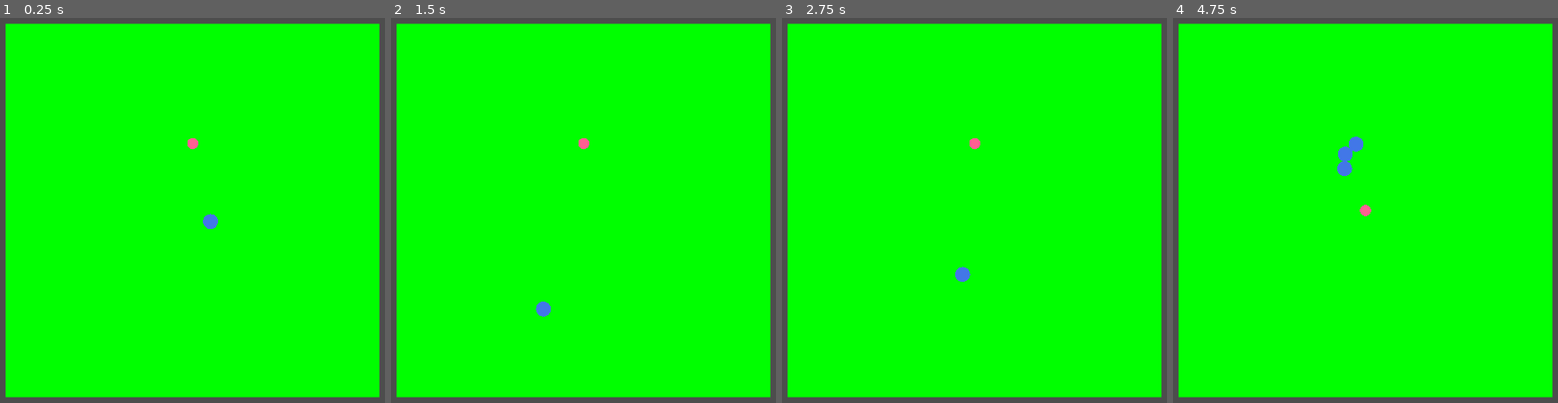
Above: before the commit, frames 1-4 (left to right).
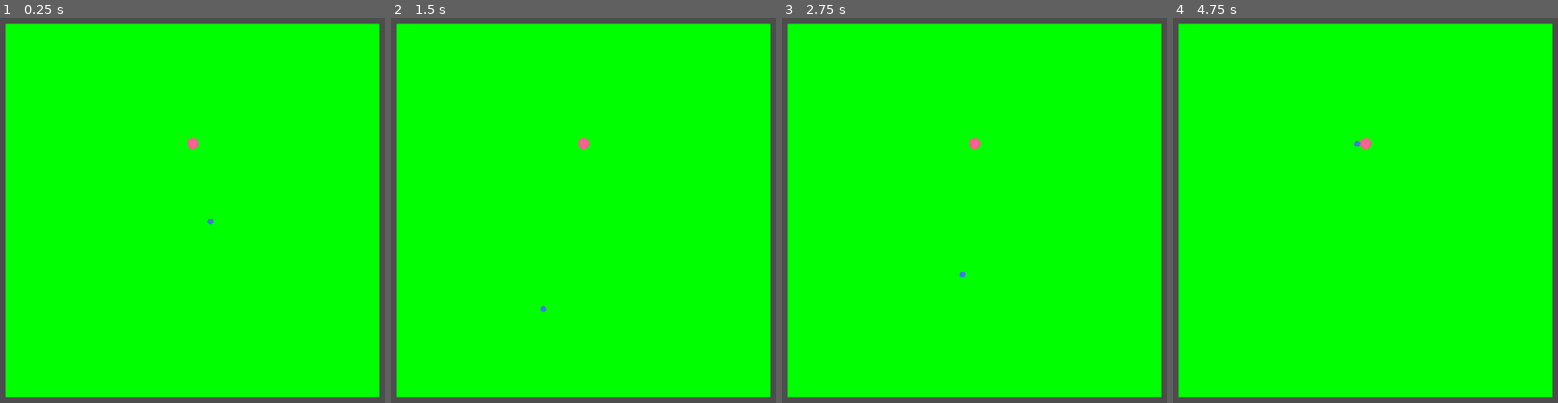
Above: after the commit, the same moments.

Repository: CauchyApprentice/Cauchys-Snake
Game: Godot game, scene res://Scenes/main.tscn
Same seed, same stepped clock (60 frames per second), same inputs: the game is played once before the commit and once after it.
Inputs (mouse positions are in pixels of both pictures, inside the frame that each line leads up to):
- Up to frame 1 (0.25 s): no input
- Up to frame 2 (1.5 s): move the mouse to (548, 291) at 0.52 s; move the mouse to (outside the picture) at 1.27 s
- Up to frame 3 (2.75 s): move the mouse to (outside the picture) at 2.02 s
- Up to frame 4 (4.75 s): move the mouse to (1400, 210) at 2.77 s; move the mouse to (1257, 110) at 3.52 s; move the mouse to (1523, 191) at 4.27 s

The runs differ from the first frame. In frame 1, 0.1% of the frame differs, in the area x 52-57%, y 50-55%; in frame 2, 0.1%; in frame 3, 0.1%; in frame 4, 0.5%, in the area x 42-52%, y 30-52%.

Commit message:
Decreased SnakePart Decreased index_scale Increased nourish

Diff:
--- a/Scenes/SnakePart.tscn
+++ b/Scenes/SnakePart.tscn
@@ -8,6 +8,7 @@
 radius = 20.0
 
 [node name="SnakePart" type="CharacterBody2D"]
+scale = Vector2(0.395, 0.395)
 collision_layer = 2
 collision_mask = 0
 motion_mode = 1
--- a/Scripts/main.gd
+++ b/Scripts/main.gd
@@ -3,8 +3,8 @@
 var head_positions: Array[Vector2] = []
 var snake_size: int = 1
 var snake_parts: Array[CharacterBody2D] = []
-var index_scale: int = 10 #how much distance is between the snake parts in terms of head positions index
-var nourish: int = 2 #how many body parts are added when eating
+var index_scale: int = 3 #how much distance is between the snake parts in terms of head positions index
+var nourish: int = 3 #how many body parts are added when eating
 
 
 
@@ -40,7 +40,6 @@
 		food_pos = new_pos.call()
 		query.position = food_pos
 		intersect = space_state.intersect_point(query, 1)
-		print("Looking for position... Limit: "+str(limit))
 
 		if limit == 0:
 			push_error("Found no valid food position.")
